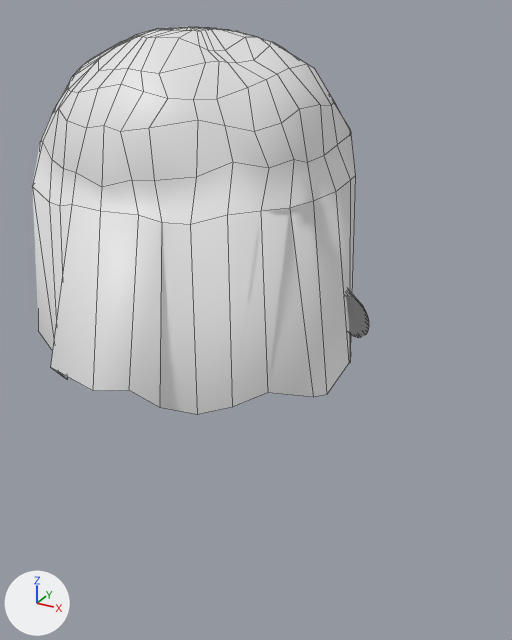
Two versions of the FBX model TowerDefense/Assets/Modèles/ghost.fbx, one commit apart.
The view is the same before and after, from a camera (50 mm lens) standing at (1.72, -3.91, 4.56) and looking at (-0.95, 0.94, 2.13). The lights are fixed; the arrows at lower left show +X, +Y and +Z. Mesh edges are drawn as thin lines on the coarser meshes. Where no turn or scale is listed for an object, it has been applied to the vertices. Vertices at the same position are counted once.
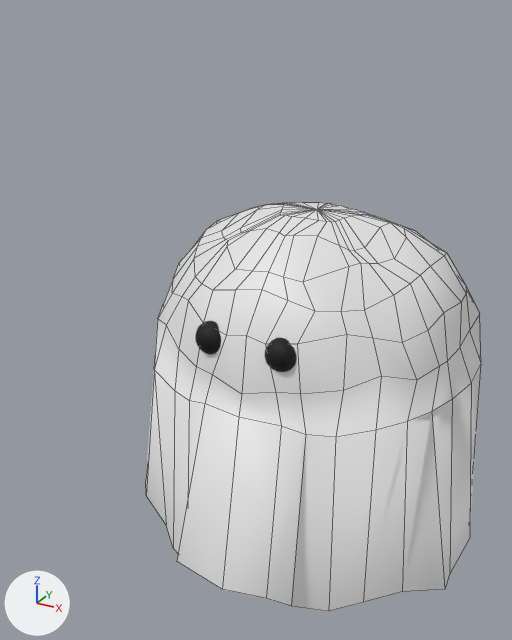
Where the newer file only moved an object's origin or applied its transform, the numbers keep the older frame.

What differs and where, as boxes [x1, y1, x2, y2] in the pictures (512 x 640 px):
'Sphere', mesh moved: before [32, 27, 356, 415]; after [146, 202, 481, 611]
'Cylinder.001', deleted: before [346, 291, 369, 337]
'Cylinder.003', deleted: before [346, 296, 367, 337]

What changed in the scene script:
```text
Change me_sphere:
    where me_sphere.from_pydata(...)  # 257 vertices, 256 faces; spans x -1.15..1.15, y -1.22..1.06, z -1.16..1.15
    used by ob_sphere; location = (-0.969, 0.117, 3.305)
    me_sphere part 1: the whole mesh is moved by (0.97, -0.12, -1.02)
Remove ob_cylinder_001:
    ob_cylinder_001 = bpy.data.objects.new('Cylinder.001', me_cylinder_001)
    ob_cylinder_001.location = (-0.075, -0.153, 3.305)
Remove ob_cylinder_003:
    ob_cylinder_003 = bpy.data.objects.new('Cylinder.003', me_cylinder_004)
    ob_cylinder_003.location = (-0.075, -0.153, 3.305)
```
